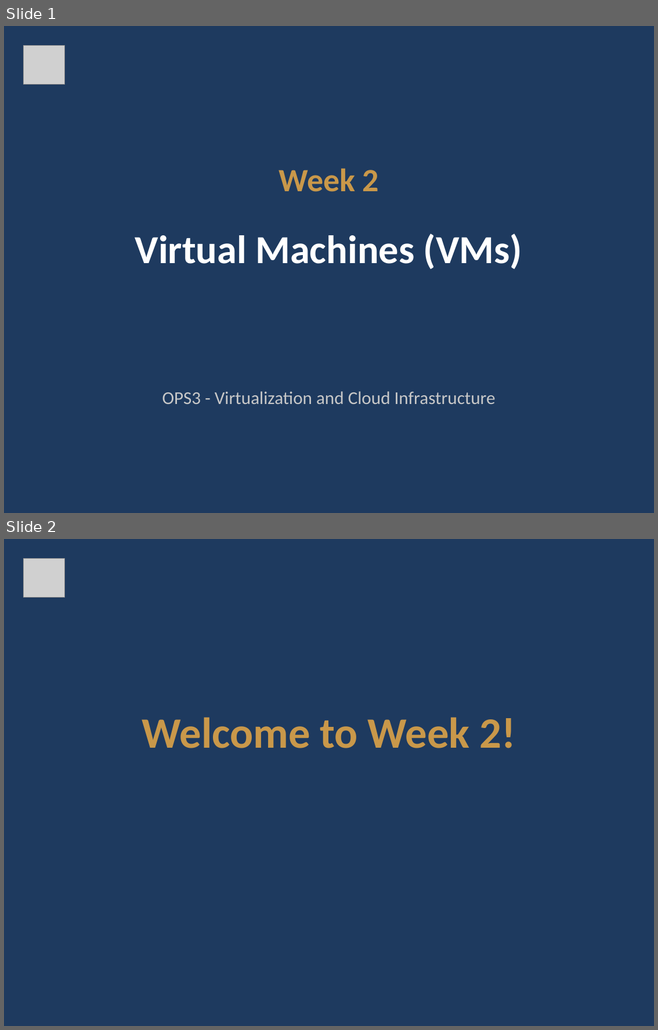
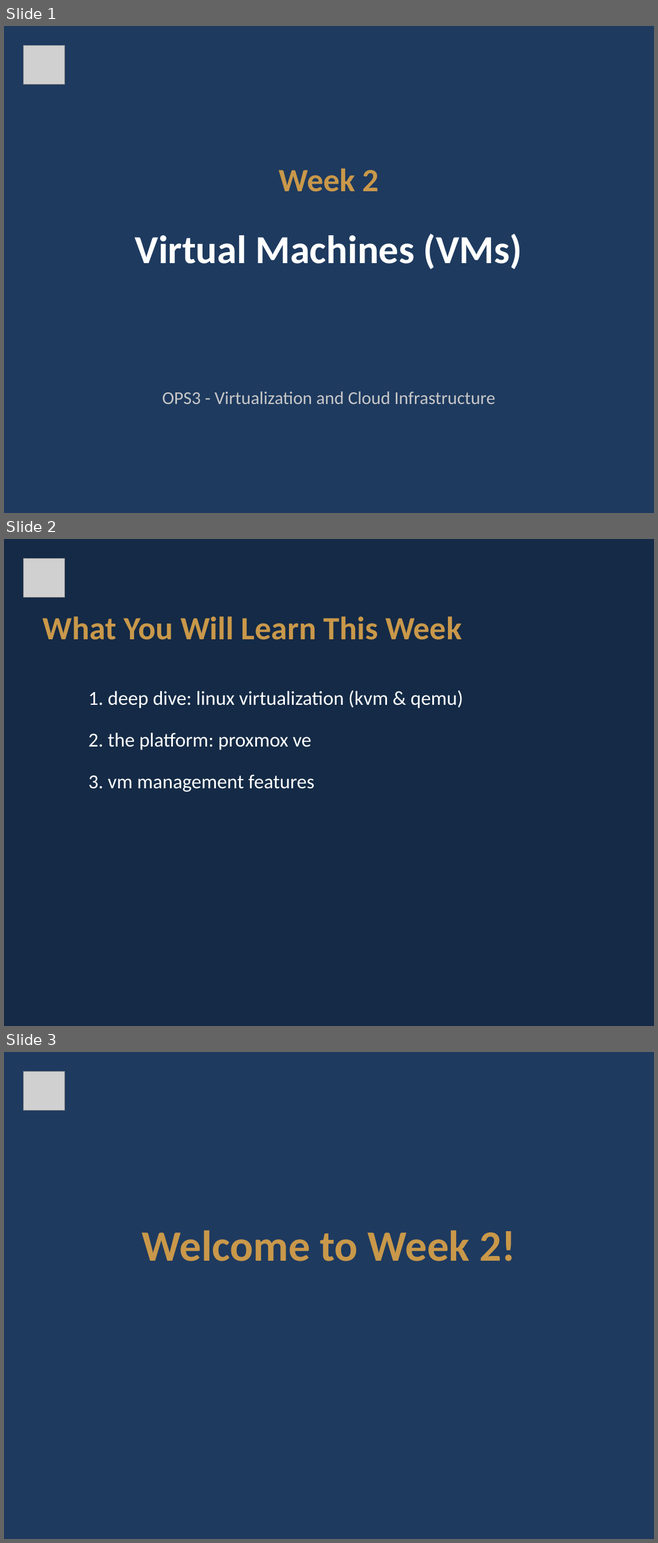
Before and after one commit to Cnshimba/OPS3-2026, a slide deck: Week 2 - Virtual Machines/Week_2_Slides.pptx. Shown one above the other, each under a label of ours: slides 1 and 2 before the commit, slides 1, 2 and 3 after it. The pictures are 658x1030 and 658x1543 pixels, drawn with LibreOffice and Linux fonts; fonts in the diff are those of the drawing; grey boxes stand for pictures. Boxes give left, top, right and bottom in pixels: in the first picture for what was removed or moved away, otherwise in the second. Text is boxed around its words. In the diff, an @@ line names an element or a change of style, - is before the commit and + after.

```diff
--- a/Week 2 - Virtual Machines/Week_2_Slides.pptx
+++ b/Week 2 - Virtual Machines/Week_2_Slides.pptx
@@ slide 2 added at (4, 539, 654, 1026), background #142A46 @@
@@ picture added at (24, 559, 65, 598) @@
@@ text added at (43, 616, 462, 640), 36 pt, text #C9984A, bold @@
+What You Will Learn This Week
@@ text added at (88, 690, 463, 792), 22 pt, text #FFFFFF @@
+1. deep dive: linux virtualization (kvm & qemu)
+2. the platform: proxmox ve
+3. vm management features
@@ what was slide 2 is now slide 3 @@
```
Also in this commit, not shown: 12 other files.
